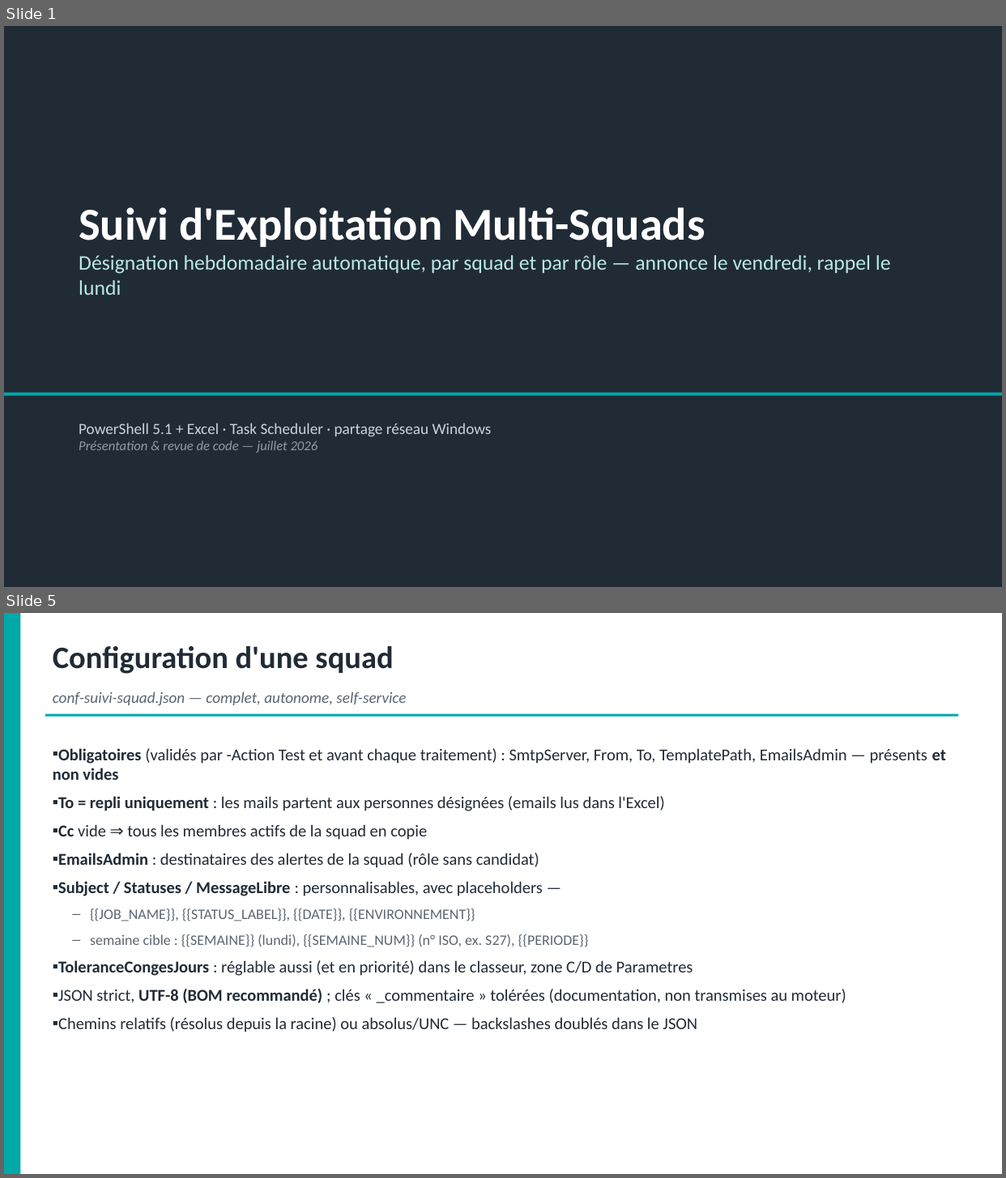
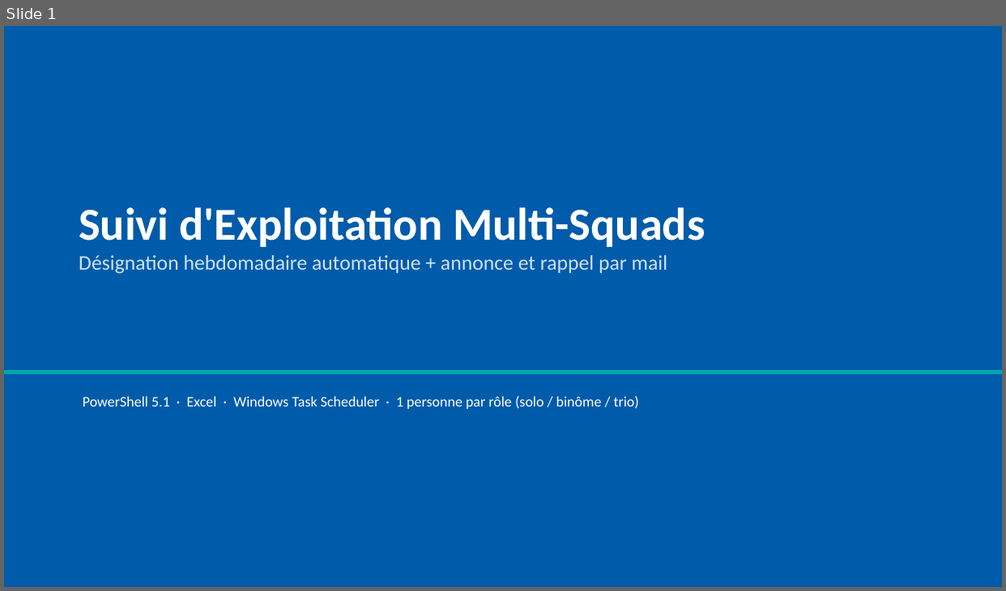
Before and after one commit to lucasyessad/mon_env, a slide deck: docs/Presentation-Suivi-Exploitation.pptx. Shown one above the other, each under a label of ours: slides 1 and 5 before the commit, slide 1 after it; the slides between them are not shown. The pictures are 1006x1178 and 1006x591 pixels, drawn with LibreOffice and Linux fonts; fonts in the diff are those of the drawing. Boxes give left, top, right and bottom in pixels: in the first picture for what was removed or moved away, otherwise in the second. Text is boxed around its words. In the diff, an @@ line names an element or a change of style, - is before the commit and + after.

```diff
--- a/docs/Presentation-Suivi-Exploitation.pptx
+++ b/docs/Presentation-Suivi-Exploitation.pptx
@@ slide 5 removed at bbox=[4, 613, 1002, 1174], background #FFFFFF @@
@@ rectangle removed at bbox=[4, 613, 20, 1174] @@
@@ text removed at bbox=[53, 646, 393, 674] @@
-Configuration d'une squad
@@ text removed at bbox=[53, 692, 406, 705] @@
-conf-suivi-squad.json — complet, autonome, self-service
@@ rectangle removed at bbox=[45, 714, 958, 717] @@
@@ text removed at bbox=[53, 748, 946, 1033] @@
-▪ Obligatoires (validés par -Action Test et avant chaque traitement) : SmtpServer, From, To, TemplatePath, EmailsAdmin — présents et non vides
-▪ To = repli uniquement : les mails partent aux personnes désignées (emails lus dans l'Excel)
-▪ Cc vide ⇒ tous les membres actifs de la squad en copie
-▪ EmailsAdmin : destinataires des alertes de la squad (rôle sans candidat)
-▪ Subject / Statuses / MessageLibre : personnalisables, avec placeholders —
-  – {{JOB_NAME}}, {{STATUS_LABEL}}, {{DATE}}, {{ENVIRONNEMENT}}
-  – semaine cible : {{SEMAINE}} (lundi), {{SEMAINE_NUM}} (n° ISO, ex. S27), {{PERIODE}}
-▪ ToleranceCongesJours : réglable aussi (et en priorité) dans le classeur, zone C/D de Parametres
-▪ JSON strict, UTF-8 (BOM recommandé) ; clés « _commentaire » tolérées (documentation, non transmises au moteur)
-▪ Chemins relatifs (résolus depuis la racine) ou absolus/UNC — backslashes doublés dans le JSON
@@ slide 1 changed as well @@
@@ rectangle at bbox=[4, 26, 1002, 587]: fill #212B36 to #005BAA @@
@@ text at bbox=[79, 255, 668, 274]: text changed; text colour #B9E8E8 to #CFE2F3 @@
-Désignation hebdomadaire automatique, par squad et par rôle — annonce le vendredi, rappel le lundi
+Désignation hebdomadaire automatique + annonce et rappel par mail
@@ rectangle: place and size @@
-rectangle at bbox=[4, 393, 1002, 396]
+rectangle at bbox=[4, 370, 1002, 375]
@@ text at bbox=[83, 396, 639, 409]: text changed; size 15 to 14 pt; text colour #C9D3DC to #FFFFFF @@
-PowerShell 5.1 + Excel · Task Scheduler · partage réseau Windows
-Présentation & revue de code — juillet 2026
+PowerShell 5.1 · Excel · Windows Task Scheduler · 1 personne par rôle (solo / binôme / trio)
```
Also in this commit, not shown: 2 other slides changed, 8 slides added, 9 other slides removed, 7 other files.
